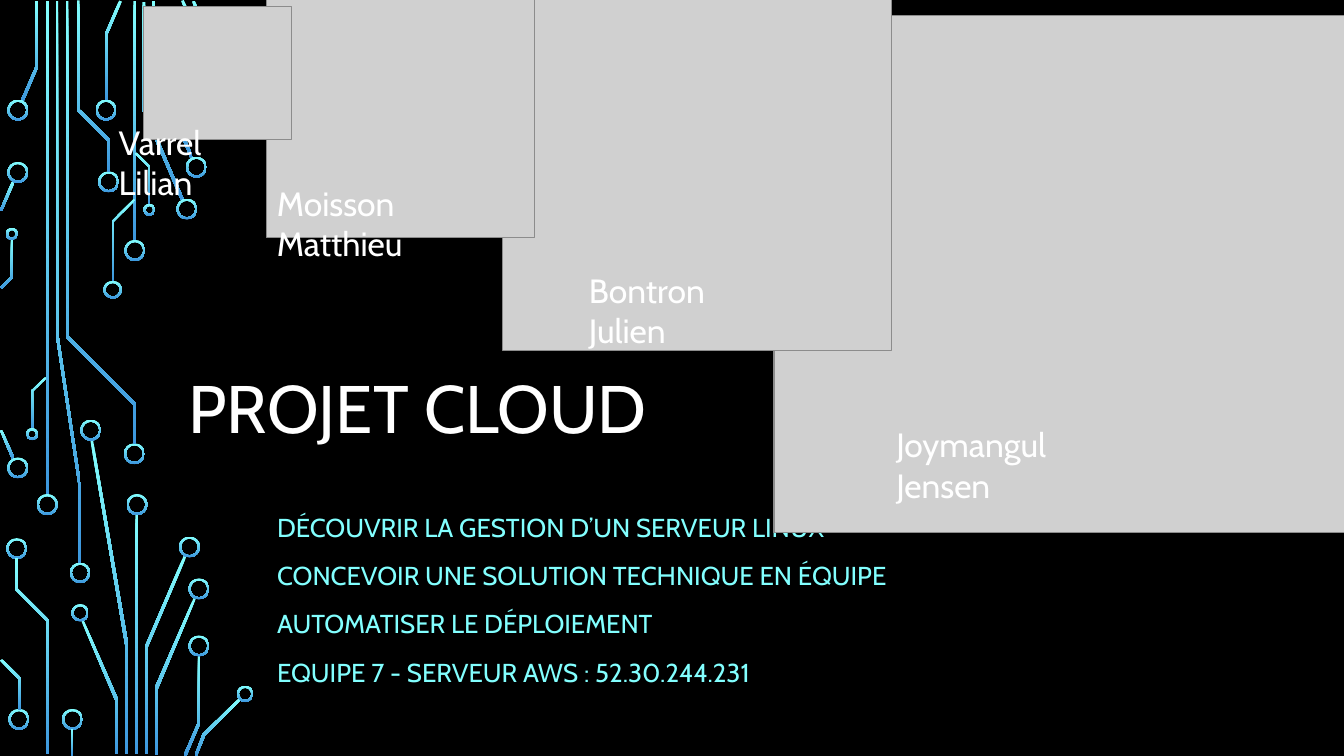
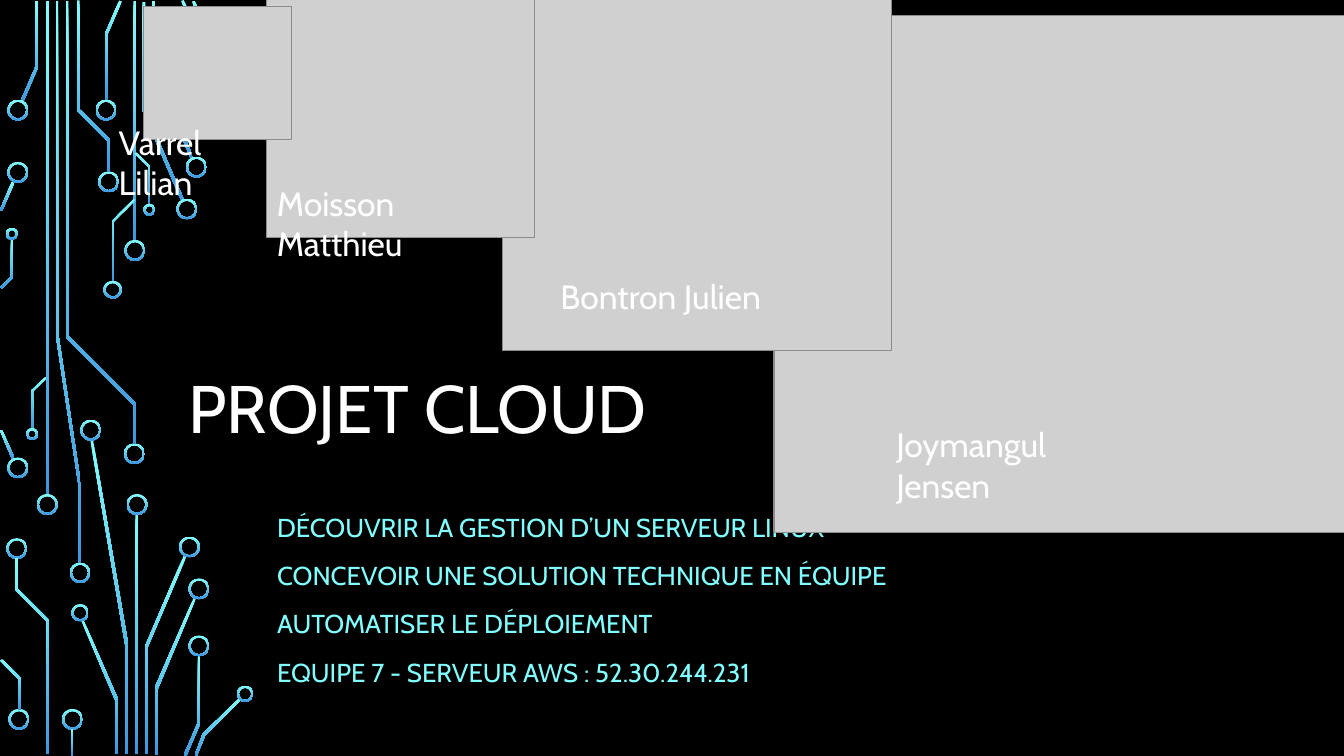
Before and after one commit to Julienbtn/cloud-project-equipe-7, a slide deck: slide 1 of Presentation Cloud.pptx. Drawn at 1344x756 pixels with LibreOffice and Linux fonts; fonts in the diff are those of the drawing; grey boxes stand for pictures; background and template pictures are left out. Boxes give left, top, right and bottom in pixels: in the first picture for what was removed or moved away, otherwise in the second. Text is boxed around its words. In the diff, an @@ line names an element or a change of style, - is before the commit and + after.

```diff
--- a/Presentation Cloud.pptx
+++ b/Presentation Cloud.pptx
@@ text "Bontron Julien" rewrapped from [589, 280, 705, 351] to [560, 284, 761, 314] @@
```
Also in this commit, not shown: 4 other slides changed.
